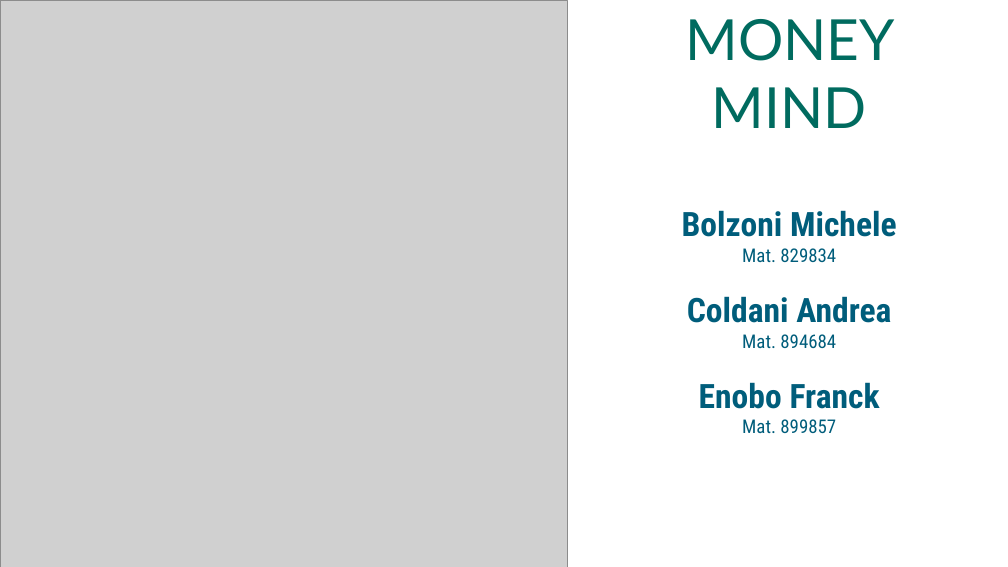
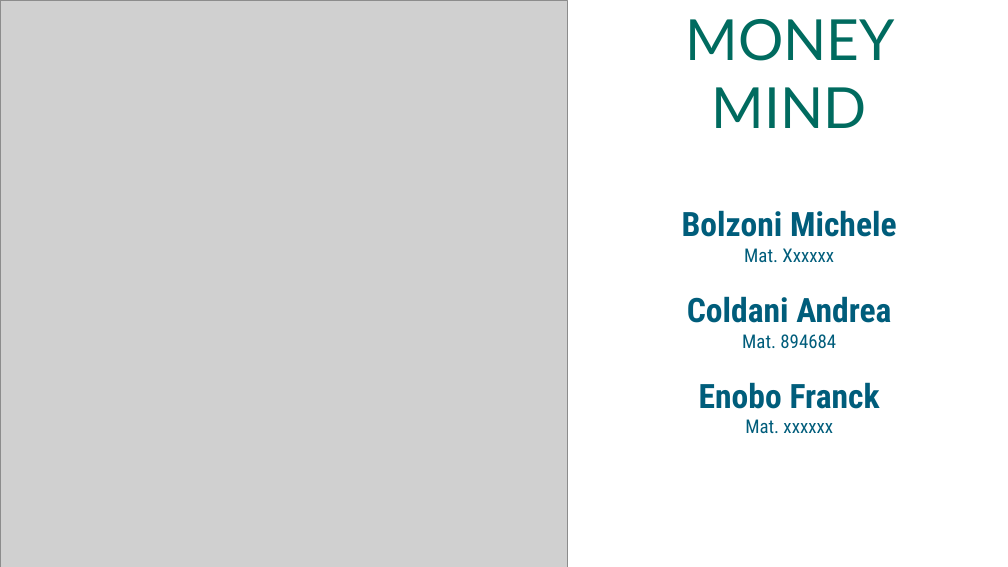
Before and after one commit to MBolzoni3/MoneyMind, a slide deck: slide 1 of documentazione/Presentazione_MoneyMind.pptx. Drawn at 1008x567 pixels with LibreOffice and Linux fonts; fonts in the diff are those of the drawing; grey boxes stand for pictures. Boxes give left, top, right and bottom in pixels: in the first picture for what was removed or moved away, otherwise in the second. Text is boxed around its words. In the diff, an @@ line names an element or a change of style, - is before the commit and + after.

```diff
--- a/documentazione/Presentazione_MoneyMind.pptx
+++ b/documentazione/Presentazione_MoneyMind.pptx
@@ text at (x1=744, y1=248, x2=834, y2=262): text changed @@
-Mat. 829834
+Mat. Xxxxxx
@@ text at (x1=745, y1=419, x2=833, y2=433): text changed @@
-Mat. 899857
+Mat. xxxxxx
```
Also in this commit, not shown: 1 other slide changed, 1 other file.
